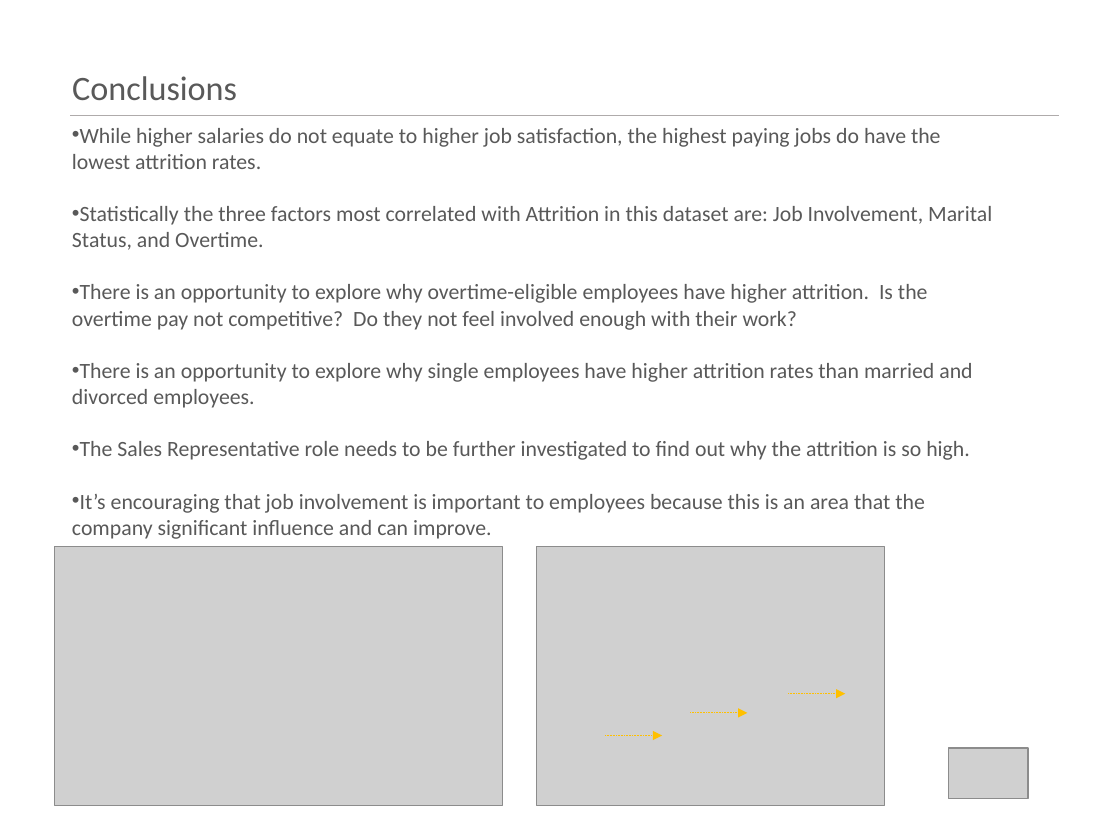
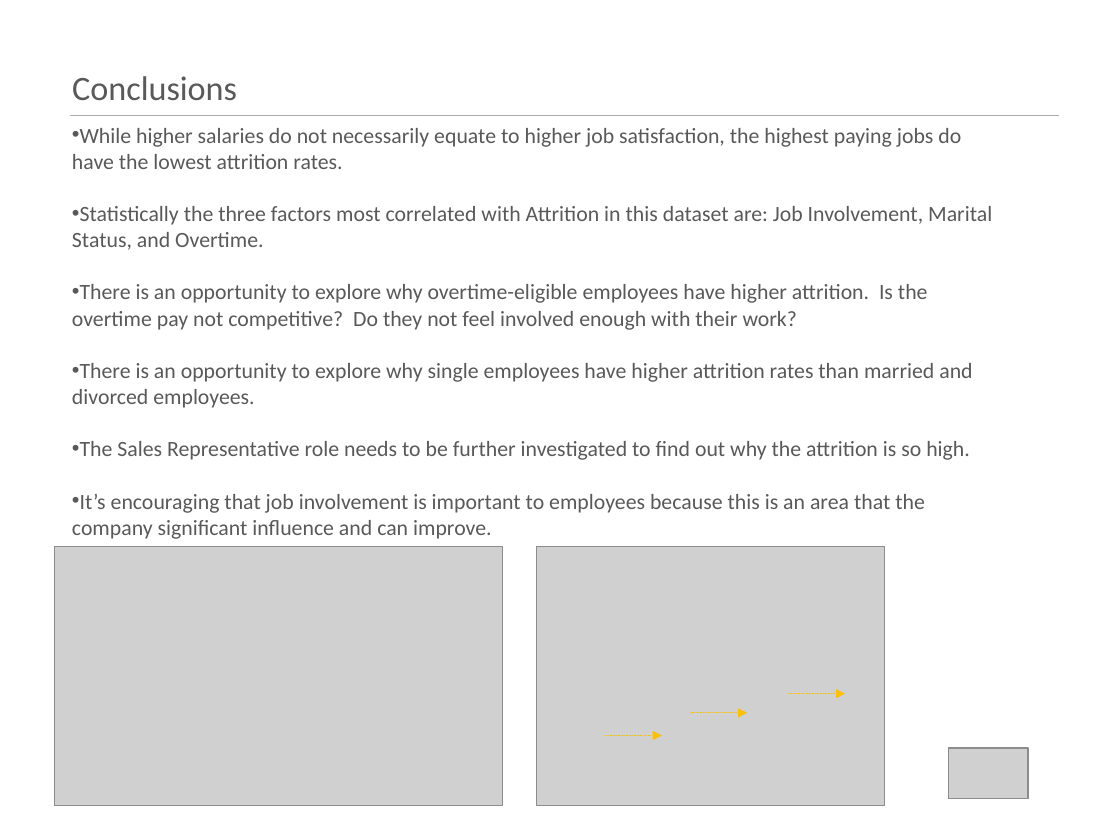
Before and after one commit to kristxh/6306-CaseStudy2-DDSAnalytics, a slide deck: slide 13 of kristi_herman_case_study_2_DDSAnalytics.pptx. Drawn at 1120x840 pixels with LibreOffice and Linux fonts; fonts in the diff are those of the drawing; grey boxes stand for pictures. Boxes give left, top, right and bottom in pixels: in the first picture for what was removed or moved away, otherwise in the second. Text is boxed around its words. In the diff, an @@ line names an element or a change of style, - is before the commit and + after.

```diff
--- a/kristi_herman_case_study_2_DDSAnalytics.pptx
+++ b/kristi_herman_case_study_2_DDSAnalytics.pptx
@@ text at (x1=72, y1=128, x2=961, y2=169): text changed @@
-• While higher salaries do not equate to higher job satisfaction, the highest paying jobs do have the lowest attrition rates.
+• While higher salaries do not necessarily equate to higher job satisfaction, the highest paying jobs do have the lowest attrition rates.
```
Also in this commit, not shown: 4 other slides changed.
